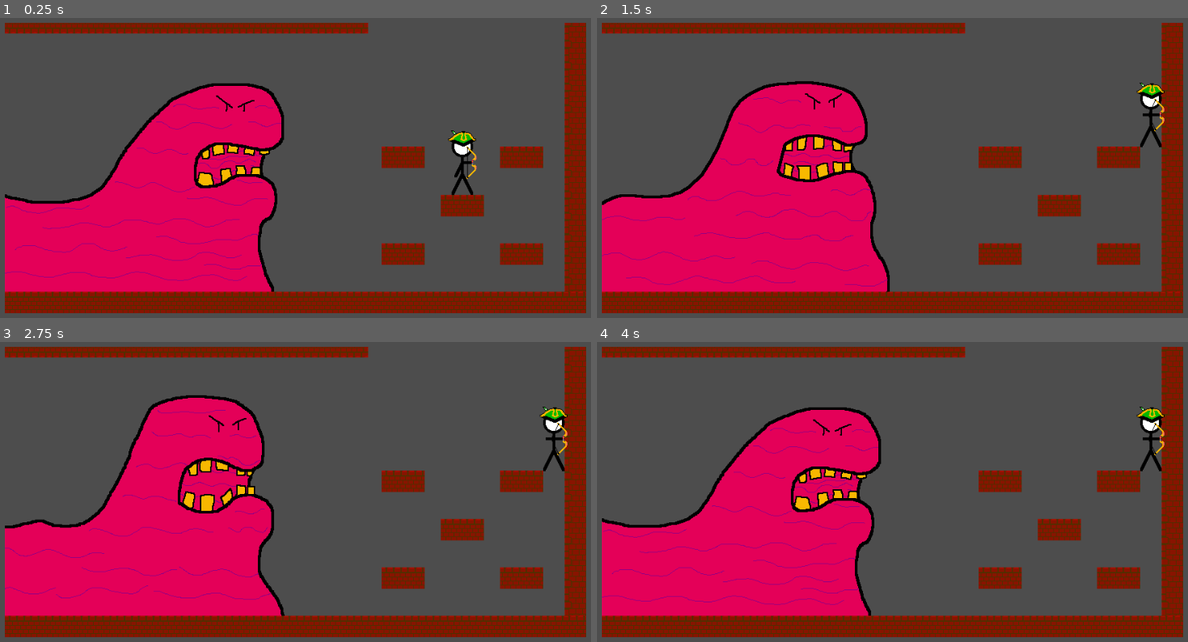
Above: before the commit, frames 1-4 (two rows, left to right).
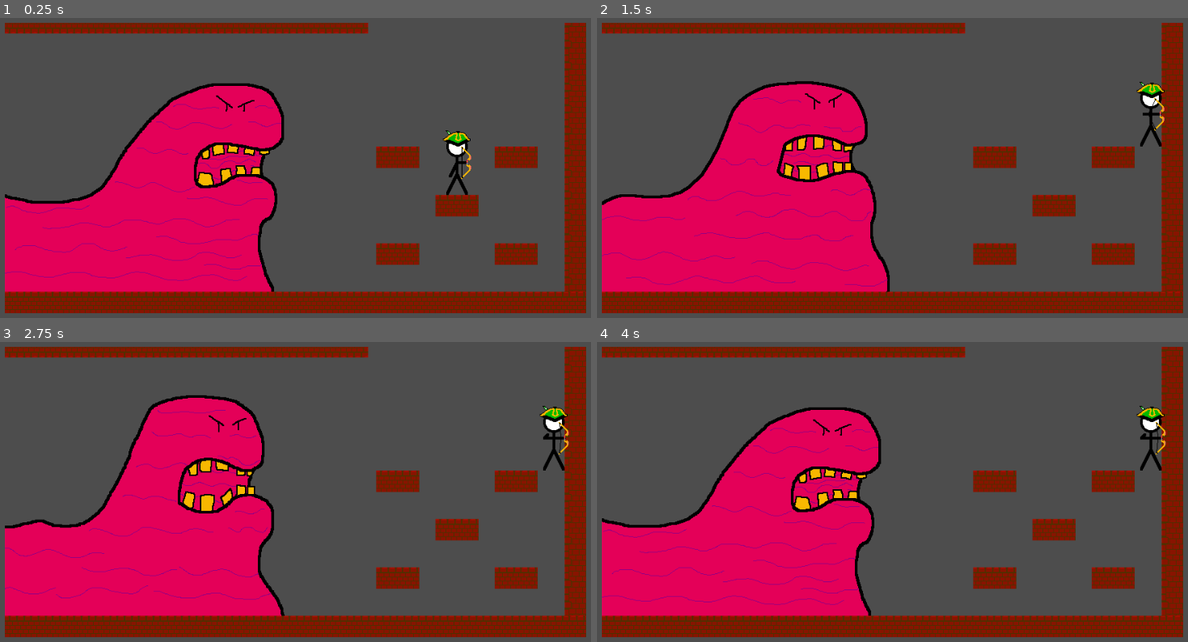
Above: after the commit, the same moments.

Repository: Aelern/AlphaWare
Game: Godot game, scene res://Levels/microgame_manager.tscn
Same seed, same stepped clock (60 frames per second), same inputs: the game is played once before the commit and once after it.
Inputs:
- Up to frame 1 (0.25 s): no input
- Up to frame 2 (1.5 s): hold Right (right) from 0.53 s (still down); tap Space (action) at 0.6 s; tap Up (up) at 0.77 s; tap Ctrl (action2) at 1.35 s
- Up to frame 3 (2.75 s): tap Up (up) at 1.52 s; release Right (right) at 2.03 s; hold Left (left) from 2.03 s (still down); tap Space (action) at 2.1 s
- Up to frame 4 (4 s): release Left (left) at 2.78 s; hold Right (right) from 2.78 s (still down); tap Ctrl (action2) at 2.85 s; tap Up (up) at 3.02, 3.77 s; tap Space (action) at 3.6 s

The runs differ from the first frame. In frame 1, 1.5% of the frame differs, in the area x 63-92%, y 37-83%; in frame 2, 1.1%; in frame 3, 1.2%; in frame 4, 1.2%.

Commit message:
Minor arena updates

Diff:
--- a/Actors/Maple/bowman.tscn
+++ b/Actors/Maple/bowman.tscn
@@ -87,7 +87,7 @@
 "duration": 1.0,
 "texture": SubResource("AtlasTexture_ivmtg")
 }],
-"loop": true,
+"loop": false,
 "name": &"shoot",
 "speed": 8.0
 }, {
@@ -138,6 +138,7 @@
 
 [node name="AnimatedSprite2D" type="AnimatedSprite2D" parent="."]
 sprite_frames = SubResource("SpriteFrames_s5hh6")
+animation = &"shoot"
 autoplay = "default"
 
 [node name="AnimationPlayer" type="AnimationPlayer" parent="."]
--- a/Levels/maple.tscn
+++ b/Levels/maple.tscn
@@ -56,22 +56,22 @@
 [node name="Platforms" type="Node" parent="SubViewportContainer/SubViewport"]
 
 [node name="MaplePlatform" parent="SubViewportContainer/SubViewport/Platforms" instance=ExtResource("5_vwf3m")]
-position = Vector2(592, 328)
+position = Vector2(584, 328)
 
 [node name="MaplePlatform2" parent="SubViewportContainer/SubViewport/Platforms" instance=ExtResource("5_vwf3m")]
-position = Vector2(768, 328)
+position = Vector2(760, 328)
 
 [node name="MaplePlatform3" parent="SubViewportContainer/SubViewport/Platforms" instance=ExtResource("5_vwf3m")]
-position = Vector2(680, 256)
+position = Vector2(672, 256)
 
 [node name="MaplePlatform4" parent="SubViewportContainer/SubViewport/Platforms" instance=ExtResource("5_vwf3m")]
-position = Vector2(592, 184)
+position = Vector2(584, 184)
 
 [node name="MaplePlatform5" parent="SubViewportContainer/SubViewport/Platforms" instance=ExtResource("5_vwf3m")]
-position = Vector2(768, 184)
+position = Vector2(760, 184)
 
 [node name="Bowman" parent="SubViewportContainer/SubViewport" instance=ExtResource("4_104fx")]
-position = Vector2(680, 208)
+position = Vector2(672, 208)
 
 [node name="MuckMonster" parent="SubViewportContainer/SubViewport" instance=ExtResource("6_ghhwy")]
 position = Vector2(216, 232)
